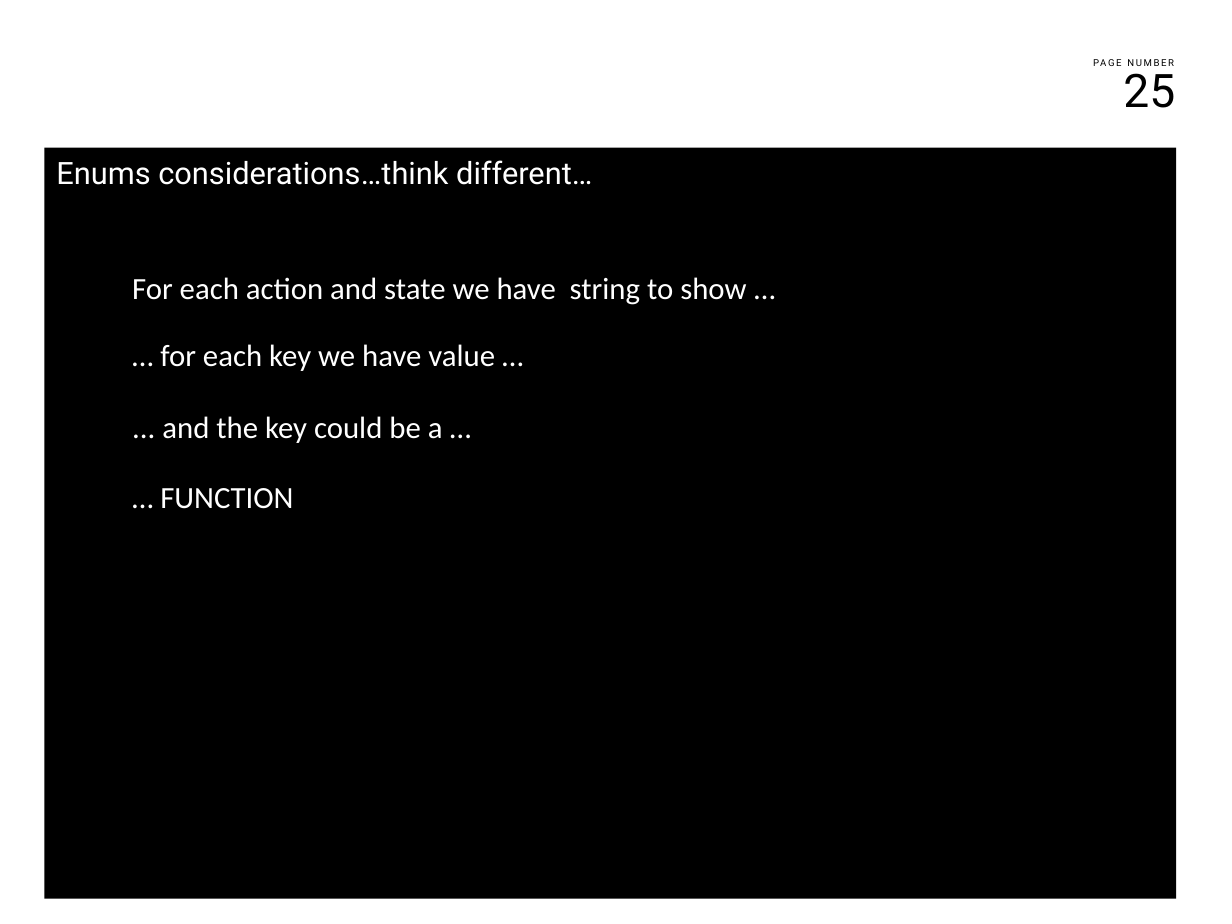
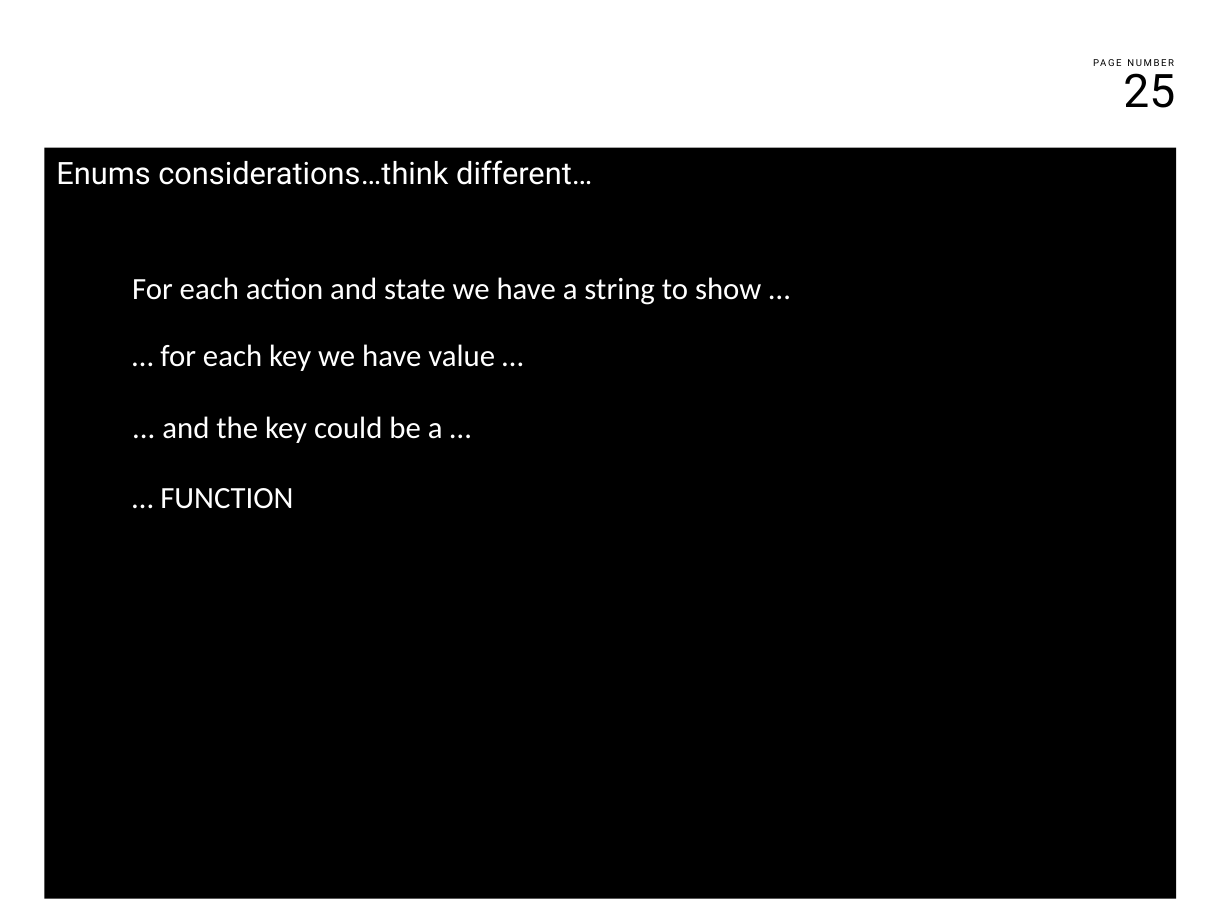
Before and after one commit to franco-melandri/NoIF, a slide deck: slide 25 of docs/noif.pptx. Drawn at 1232x924 pixels with LibreOffice and Linux fonts; fonts in the diff are those of the drawing; background and template pictures are left out. Boxes give left, top, right and bottom in pixels: in the first picture for what was removed or moved away, otherwise in the second. Text is boxed around its words. In the diff, an @@ line names an element or a change of style, - is before the commit and + after.

```diff
--- a/docs/noif.pptx
+++ b/docs/noif.pptx
@@ text at <box>132,277,761,305</box>: text changed @@
-For each action and state we have string to show …
+For each action and state we have a string to show …
```
Also in this commit, not shown: 4 other slides changed.
